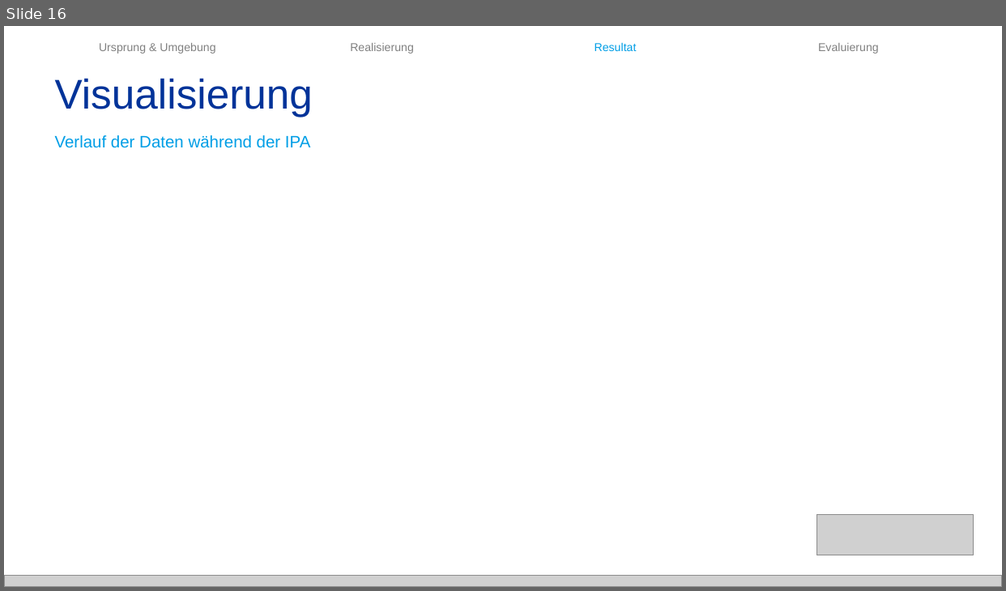
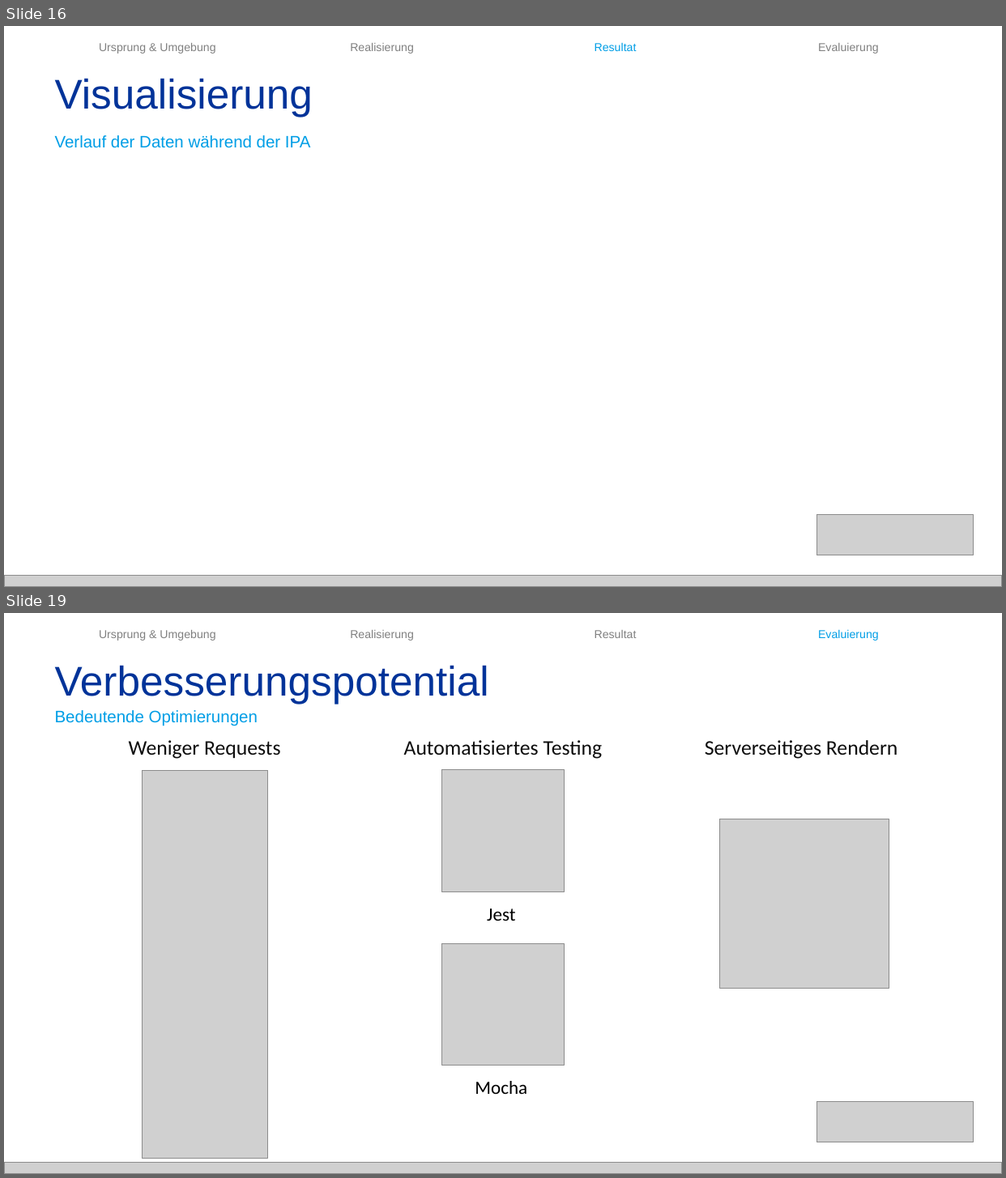
Before and after one commit to baloise/pelan, a slide deck: docs/IPA/Präsentation/Präsentation.pptx. Shown one above the other, each under a label of ours: slide 16 before the commit, slides 16 and 19 after it; the slides between them are not shown. The pictures are 1006x591 and 1006x1178 pixels, drawn with LibreOffice and Linux fonts; fonts in the diff are those of the drawing; grey boxes stand for pictures. Boxes give left, top, right and bottom in pixels: in the first picture for what was removed or moved away, otherwise in the second. Text is boxed around its words. In the diff, an @@ line names an element or a change of style, - is before the commit and + after.

```diff
--- a/docs/IPA/Präsentation/Präsentation.pptx
+++ b/docs/IPA/Präsentation/Präsentation.pptx
@@ slide 19 added at (4, 613, 1002, 1174), background #FFFFFF @@
@@ text added at (99, 630, 215, 641), 11 pt, text #808080 @@
+Ursprung & Umgebung
@@ text added at (350, 630, 414, 641), 11 pt, text #808080 @@
+Realisierung
@@ text added at (594, 630, 637, 638), 11 pt, text #808080 @@
+Resultat
@@ text added at (818, 629, 879, 641), 11 pt, text #009EE6 @@
+Evaluierung
@@ text added at (55, 665, 489, 704), 40 pt, text #003399 @@
+Verbesserungspotential
@@ text added at (55, 710, 258, 726), 16 pt, text #009EE6 @@
+Bedeutende Optimierungen
@@ text added at (129, 740, 280, 759), 20 pt, text #0D0D0D @@
+Weniger Requests
@@ text added at (404, 740, 603, 759), 20 pt, text #0D0D0D @@
+Automatisiertes Testing
@@ text added at (705, 740, 898, 759), 20 pt, text #0D0D0D @@
+Serverseitiges Rendern
@@ picture added at (142, 770, 268, 1159) @@
@@ picture added at (442, 770, 564, 892) @@
@@ picture added at (720, 820, 889, 989) @@
@@ text added at (487, 909, 515, 921), 18 pt, text #000000 @@
+Jest
@@ picture added at (442, 944, 564, 1066) @@
@@ text added at (475, 1081, 527, 1094), 18 pt, text #000000 @@
+Mocha
@@ picture added at (817, 1102, 974, 1143) @@
@@ picture added at (4, 1162, 1002, 1174) @@
```
Also in this commit, not shown: 1 slide changed, 2 other slides added, 13 other files.
